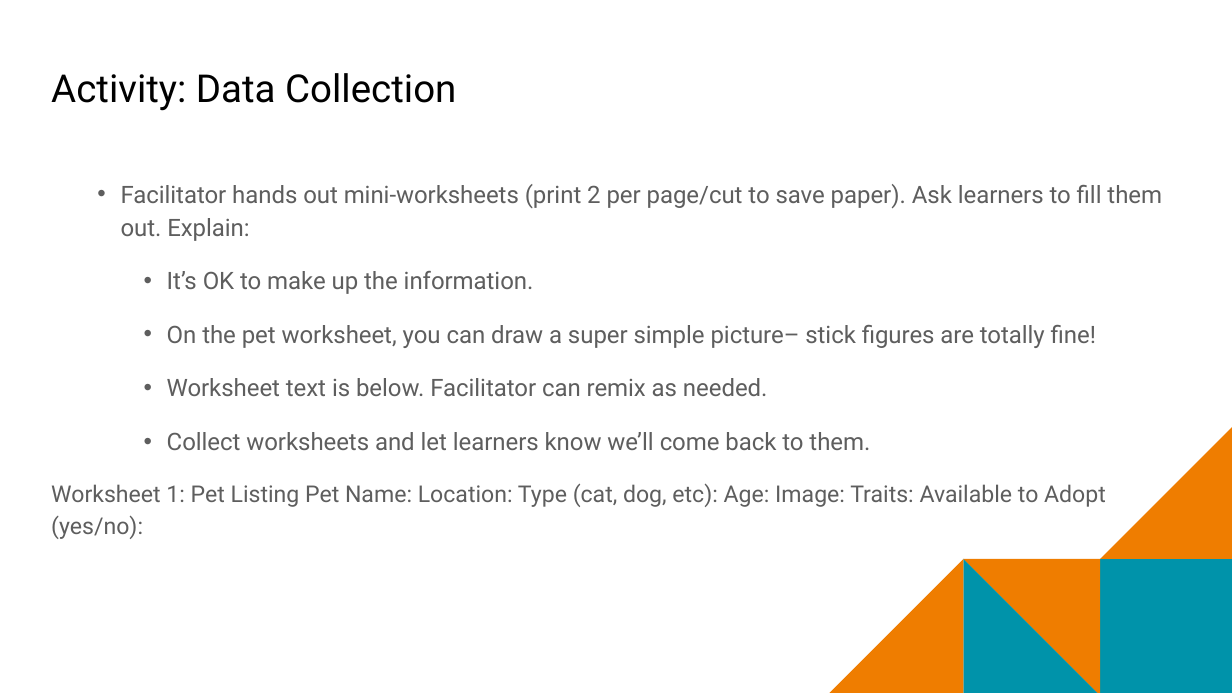
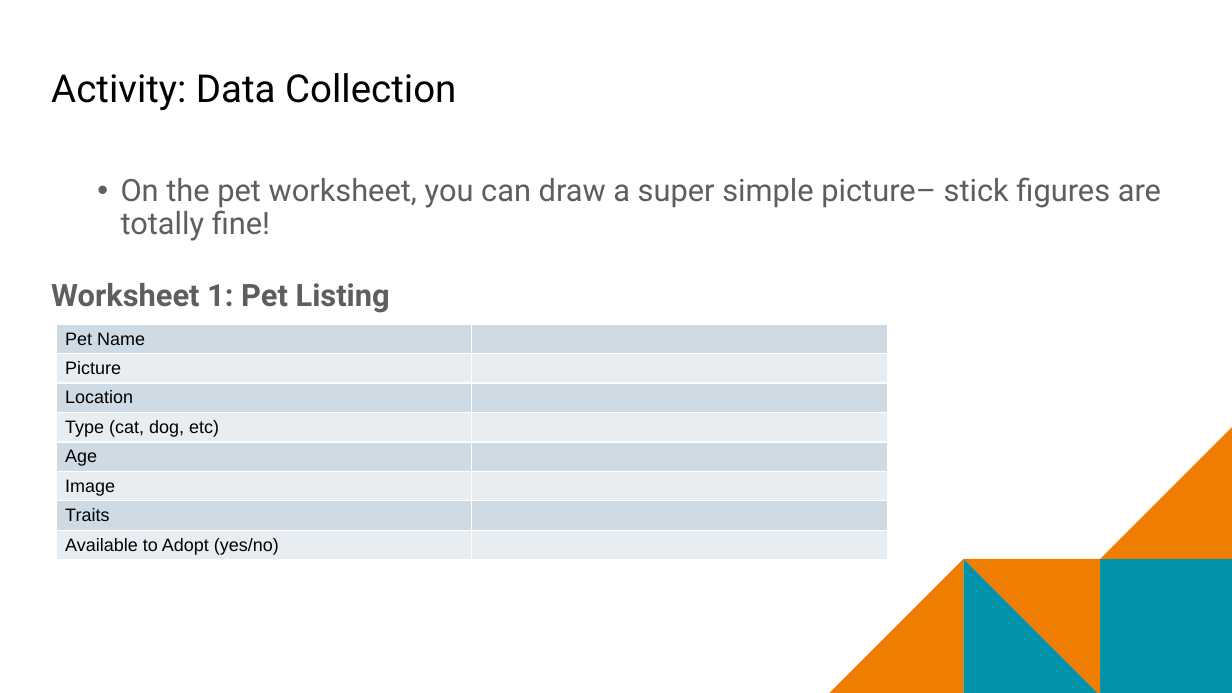
Before and after one commit to mr-eggleton/web-lit-core, a slide deck: slide 5 of final ppt/10-web-builders.pptx. Drawn at 1232x693 pixels with LibreOffice and Linux fonts; fonts in the diff are those of the drawing; background and template pictures are left out. Boxes give left, top, right and bottom in pixels: in the first picture for what was removed or moved away, otherwise in the second. Text is boxed around its words. In the diff, an @@ line names an element or a change of style, - is before the commit and + after.

```diff
--- a/final ppt/10-web-builders.pptx
+++ b/final ppt/10-web-builders.pptx
@@ text at (121,177,1161,241): size 18.7 to 24 pt in "On the pet worksheet, you can draw ..."; list level 3 to 2 in "On the pet worksheet, you ..."; line spacing 1.15 to 0.9 @@
@@ text at (121,184,1162,294): paragraphs removed @@
-  • Facilitator hands out mini-worksheets (print 2 per page/cut to save paper). Ask learners to fill them out. Explain:
-    • It’s OK to make up the information.
@@ text at (51,283,390,313): text changed; size 18.7 to 24 pt; bold on @@
-    • Worksheet text is below. Facilitator can remix as needed.
-    • Collect worksheets and let learners know we’ll come back to them.
-Worksheet 1: Pet Listing Pet Name: Location: Type (cat, dog, etc): Age: Image: Traits: Available to Adopt (yes/no):
+Worksheet 1: Pet Listing
@@ table added at (56,324,888,628), 8 rows, 2 columns @@
+Pet Name | 
+Picture | 
+Location | 
+Type (cat, dog, etc) | 
+Age | 
+Image | 
+Traits | 
+Available to Adopt (yes/no) | 
```
Also in this commit, not shown: 5 other slides changed, 10 slides added, 2 other files.
